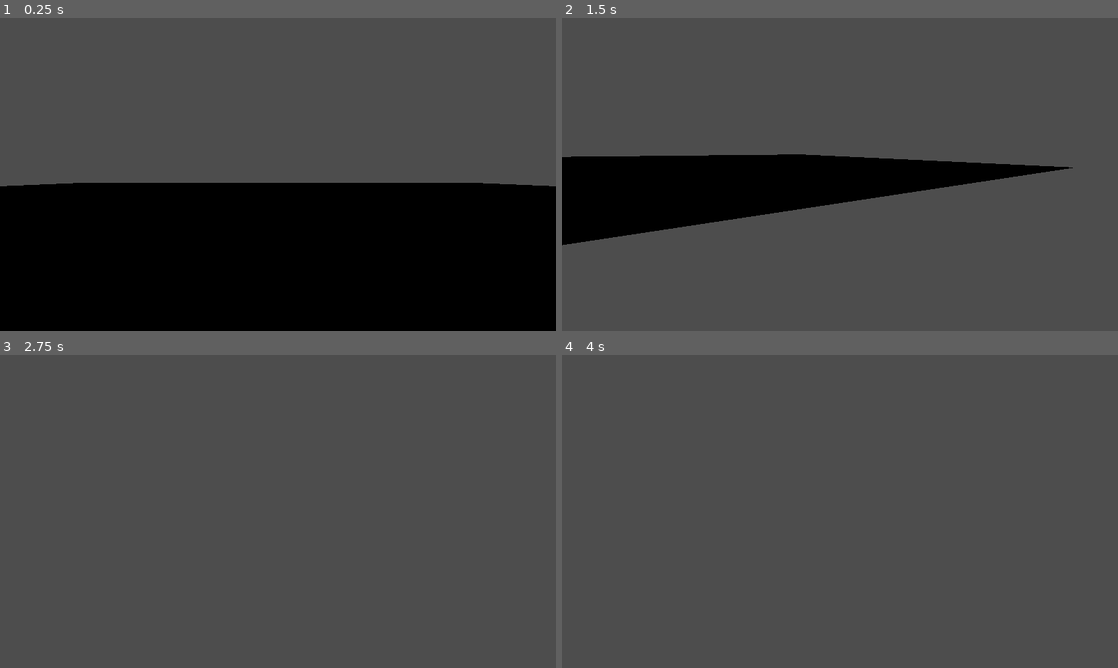
Above: before the commit, frames 1-4 (two rows, left to right).
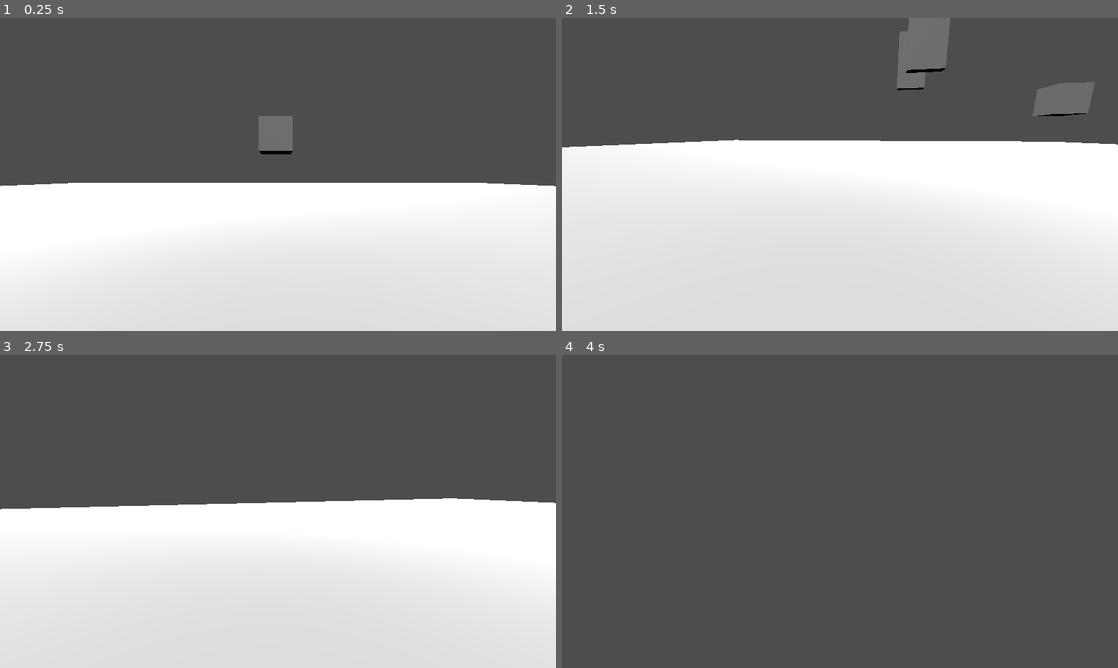
Above: after the commit, the same moments.

Repository: DnumdeYevoc/PooPee-Portal
Game: Godot game, scene res://Game.tscn
The game is run twice, just before and just after one commit, with the same random seed, the same clock (stepped at 60 frames per second) and the same inputs.
Inputs (mouse positions are in pixels of both pictures, inside the frame that each line leads up to):
- Up to frame 1 (0.25 s): no input
- Up to frame 2 (1.5 s): tap Enter at 0.5 s; move the mouse to (962, 158) at 0.52 s; hold D (Right) 0.53-1.28 s; click (962, 158) at 0.67 s; move the mouse to (812, 174) at 1.27 s; hold W (Forward) from 1.28 s (still down)
- Up to frame 3 (2.75 s): keep holding W (Forward); move the mouse to (289, 505) at 2.02 s
- Up to frame 4 (4 s): keep holding W (Forward); move the mouse to (834, 517) at 2.77 s; move the mouse to (878, 514) at 3.52 s

The runs differ from the first frame. In frame 1, 48% of the frame differs, in the area x 0-100%, y 31-100%; in frame 2, 63%, in the area x 0-100%, y 0-100%; in frame 3, 53%; in frame 4, nothing differs.
Error after the commit: Invalid access to property or key 'global_transform' on a base object of type 'Nil'. (res://Portal.gd:20)

Commit message:
started portal

Diff:
--- a/finalproject/Game.tscn
+++ b/finalproject/Game.tscn
@@ -1,15 +1,31 @@
-[gd_scene load_steps=3 format=3 uid="uid://b2o0ukc75ooyi"]
+[gd_scene load_steps=5 format=3 uid="uid://b2o0ukc75ooyi"]
 
 [ext_resource type="PackedScene" uid="uid://baotyfgwkgnur" path="res://Player.tscn" id="1_283go"]
+[ext_resource type="PackedScene" uid="uid://cgmqc2vbcbdw6" path="res://Portal.tscn" id="2_on2hb"]
 
 [sub_resource type="QuadMesh" id="QuadMesh_fqsdw"]
 size = Vector2(50, 50)
 
+[sub_resource type="StandardMaterial3D" id="StandardMaterial3D_8171r"]
+
 [node name="Game" type="Node"]
 
 [node name="ground" type="MeshInstance3D" parent="."]
-transform = Transform3D(1, 0, 0, 0, 1.19249e-08, 1, 0, -1, 1.19249e-08, 0, 0, 0)
+transform = Transform3D(1, 0, 0, 0, 1.19249e-08, 1, 0, -1, 1.19249e-08, 0.0200648, 0.0221305, -0.0433277)
 mesh = SubResource("QuadMesh_fqsdw")
+surface_material_override/0 = SubResource("StandardMaterial3D_8171r")
 
 [node name="Player" parent="." instance=ExtResource("1_283go")]
 transform = Transform3D(1, 0, 0, 0, 1, 0, 0, 0, 1, 0, 1.05837, 0)
+
+[node name="DirectionalLight3D" type="DirectionalLight3D" parent="."]
+transform = Transform3D(0.707107, 0.5, -0.5, 0, 0.707107, 0.707107, 0.707107, -0.5, 0.5, 200, 200, 200)
+
+[node name="CSGBox3D" type="CSGBox3D" parent="."]
+transform = Transform3D(1, 0, 0, 0, 1, 0, 0, 0, 1, 6.4361, 2.25136, -0.0648847)
+
+[node name="Portal" parent="." instance=ExtResource("2_on2hb")]
+transform = Transform3D(1, 0, 0, 0, 1, 0, 0, 0, 1, 1.12584, 3.81143, 0)
+
+[node name="Portal2" parent="." instance=ExtResource("2_on2hb")]
+transform = Transform3D(1, 0, 0, 0, 1, 0, 0, 0, 1, 1.12584, 3.81143, 2.3862)
--- a/finalproject/Player.gd
+++ b/finalproject/Player.gd
@@ -1,6 +1,6 @@
 extends CharacterBody3D
-var speed : int = 3000
-var sens : int = 3 #Sensitivity
+var speed : int = 1000
+var sens : int = 5 #Sensitivity
 
 
 
@@ -17,7 +17,7 @@
 		if event is InputEventMouseMotion:
 			neck.rotate_y(-event.relative.x *0.001*sens)
 			cam.rotate_x(-event.relative.y *0.001*sens)
-			cam.rotation.x = clamp(cam.rotation.x, deg_to_rad(-30), deg_to_rad(60))
+			cam.rotation.x = clamp(cam.rotation.x, deg_to_rad(-60), deg_to_rad(60))
 func _physics_process(delta: float) -> void:
 	var dir : Vector3 = (neck.transform.basis * Vector3(  Input.get_action_strength("Right")-Input.get_action_strength("Left") , 0,Input.get_action_strength("Backward")-Input.get_action_strength("Forward"))).normalized()
 
--- /dev/null
+++ b/finalproject/Portal.gd
@@ -0,0 +1,71 @@
+
+class_name Portal
+extends Area3D
+
+@export var other_portal : Node3D
+@export var cull_layer : int = 4
+
+@export var portal_area_z_margin := 1.0
+@export var portal_area_x_margin := 0.1
+@export var portal_area_y_margin := 0.1
+
+@export var size : = Vector2(1,2)
+
+func update_camera_to_other_portal():
+	var cur_camera = get_viewport().get_camera_3d()
+	if not cur_camera:
+		return
+
+	var cur_camera_transform_rel_to_this_portal = self.global_transform.affine_inverse() * cur_camera.global_transform
+	var moved_to_other_portal = other_portal.global_transform * cur_camera_transform_rel_to_this_portal
+
+	$CameraViewport/Camera3D.global_transform = moved_to_other_portal
+	$CameraViewport/Camera3D.fov = cur_camera.fov
+
+	$CameraViewport/Camera3D.cull_mask = cur_camera.cull_mask
+	$CameraViewport/Camera3D.set_cull_mask_value(other_portal.cull_layer, false)
+
+	$CameraViewport.size = get_viewport().get_visible_rect().size
+	$CameraViewport.msaa_3d = get_viewport().msaa_3d
+	$CameraViewport.screen_space_aa = get_viewport().screen_space_aa
+	$CameraViewport.use_taa = get_viewport().use_taa
+	$CameraViewport.use_debanding = get_viewport().use_debanding
+	$CameraViewport.use_occlusion_culling = get_viewport().use_occlusion_culling
+	$CameraViewport.mesh_lod_threshold = get_viewport().mesh_lod_threshold
+
+
+func do_updates():
+	$CollisionShape3D.disabled = not self.visible
+	#collision
+
+	update_camera_to_other_portal()
+	update_size()
+func _process(delta):
+	update_size()
+
+func _physics_process(delta):
+	do_updates()
+
+func _ready():
+	if Engine.is_editor_hint():
+		pass
+	$PortalVisual.set_layer_mask_value(1, false)
+	$PortalVisual.set_layer_mask_value(cull_layer, true)
+	update_size()
+	no_tonemap()
+
+func update_size():
+	$PortalVisual.size.x = self.size.x
+	$PortalVisual.size.y = self.size.y
+	$CollisionShape3D.shape.size = Vector3(
+		self.size.x + self.portal_area_x_margin * 2,
+		self.size.y + self.portal_area_y_margin * 2,
+		self.portal_area_z_margin * 2)
+
+func no_tonemap():
+	var world_3d = get_viewport().world_3d
+	if not world_3d or not world_3d.environment:
+		return
+
+	$CameraViewport/Camera3D.environment = world_3d.environment.duplicate()
+	$CameraViewport/Camera3D.environment.tonemap_mode = Environment.TONE_MAPPER_LINEAR
--- /dev/null
+++ b/finalproject/Portal.tscn
@@ -0,0 +1,27 @@
+[gd_scene load_steps=4 format=3 uid="uid://cgmqc2vbcbdw6"]
+
+[ext_resource type="Script" path="res://Portal.gd" id="1_n7w3h"]
+
+[sub_resource type="BoxShape3D" id="BoxShape3D_ha1ku"]
+margin = 1.0
+size = Vector3(1, 2, 0.3)
+
+[sub_resource type="BoxShape3D" id="BoxShape3D_frnor"]
+size = Vector3(1, 2, 0.3)
+
+[node name="Portal" type="Area3D"]
+script = ExtResource("1_n7w3h")
+
+[node name="PortalVisual" type="CSGBox3D" parent="."]
+size = Vector3(1, 2, 0.3)
+
+[node name="CameraViewport" type="SubViewport" parent="."]
+
+[node name="Camera3D" type="Camera3D" parent="CameraViewport"]
+
+[node name="CollisionShape3D" type="CollisionShape3D" parent="."]
+shape = SubResource("BoxShape3D_ha1ku")
+
+[node name="ShapeCast3D" type="ShapeCast3D" parent="."]
+shape = SubResource("BoxShape3D_frnor")
+target_position = Vector3(0, 0, 0)
